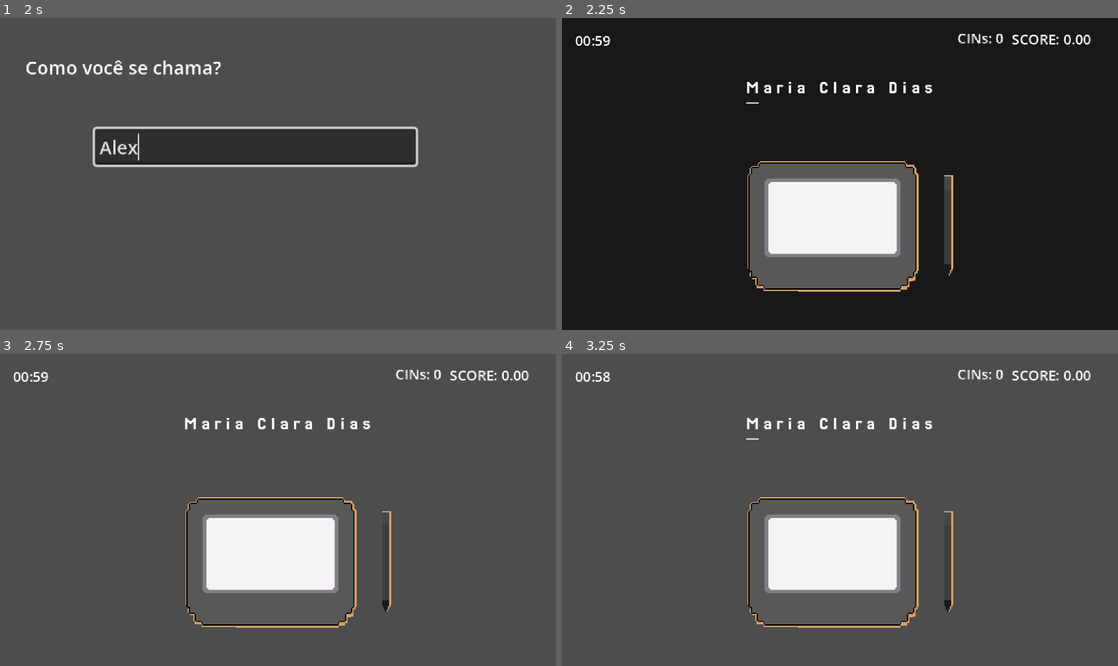
Above: before the commit, frames 1-4 (two rows, left to right).
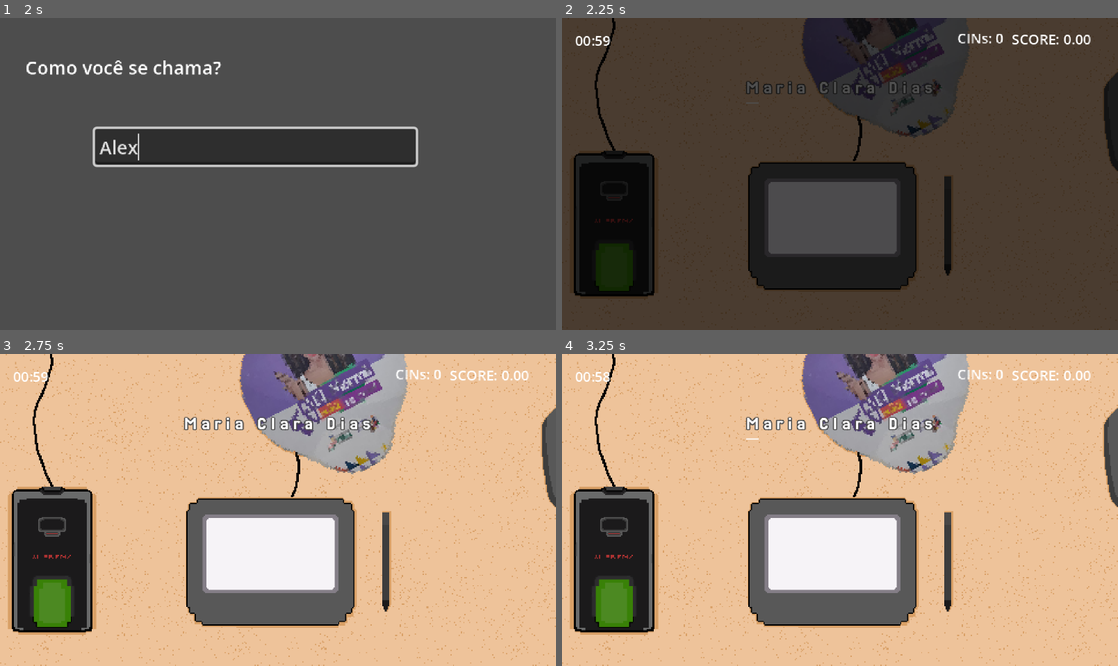
Above: after the commit, the same moments.

Repository: bianca-bezerra/CINExpress
Game: Godot game, scene res://scenes/levels/menu_scene.tscn
Same seed, same stepped clock (60 frames per second), same inputs: the game is played once before the commit and once after it.
Inputs (mouse positions are in pixels of both pictures, inside the frame that each line leads up to):
- Up to frame 1 (2 s): click "JOGAR" at 0.5 s; click (255, 145) at 1.27 s; type "Alex" at 1.35 s
- Up to frame 2 (2.25 s): tap Enter at 2 s; tap Space (space) at 2.1 s
- Up to frame 3 (2.75 s): no input
- Up to frame 4 (3.25 s): tap Space (space) at 2.85 s

Frame 1 is identical in both runs. In frame 2, 87% of the frame differs, in the area x 0-100%, y 0-100%; in frame 3, 85%; in frame 4, 85%.

Commit message:
feat: Adiciona nova textura 'pov_assinatural' e atualiza referências nas cenas

Diff:
--- a/scenes/components/type_feeadback_write.tscn
+++ b/scenes/components/type_feeadback_write.tscn
@@ -1,7 +1,11 @@
-[gd_scene load_steps=3 format=3 uid="uid://n3avy5hgldwk"]
+[gd_scene load_steps=4 format=3 uid="uid://n3avy5hgldwk"]
 
 [ext_resource type="Script" uid="uid://criwse73lf142" path="res://scripts/type_feeadback_write.gd" id="1_fycwi"]
 [ext_resource type="FontFile" uid="uid://28uh6cr1uypa" path="res://assets/fonts/Jersey25-Regular.ttf" id="2_1q88x"]
+
+[sub_resource type="LabelSettings" id="LabelSettings_31dw6"]
+outline_size = 4
+outline_color = Color(0.28118682, 0.28118688, 0.28118682, 1)
 
 [node name="TypeFeeadbackWrite" type="VBoxContainer"]
 offset_right = 13.0
@@ -15,6 +19,7 @@
 theme_override_fonts/font = ExtResource("2_1q88x")
 theme_override_font_sizes/font_size = 16
 text = "F"
+label_settings = SubResource("LabelSettings_31dw6")
 
 [node name="ColorRect" type="ColorRect" parent="."]
 clip_contents = true
--- a/scenes/levels/type_quickly.tscn
+++ b/scenes/levels/type_quickly.tscn
@@ -1,9 +1,10 @@
-[gd_scene load_steps=6 format=3 uid="uid://dbgncko8kqajj"]
+[gd_scene load_steps=7 format=3 uid="uid://dbgncko8kqajj"]
 
 [ext_resource type="Script" uid="uid://cavxmkxm3gft0" path="res://scripts/quickly_type_level.gd" id="1_jac8s"]
 [ext_resource type="FontFile" uid="uid://e05kcorrkffc" path="res://assets/poorhandwriting.ttf" id="2_pwse7"]
 [ext_resource type="PackedScene" uid="uid://yrnpjaxxbe5o" path="res://scenes/components/game_type.tscn" id="3_ufyvn"]
 [ext_resource type="Texture2D" uid="uid://m18tg8qgdih2" path="res://assets/sprites/assinatura_digital.png" id="4_dppqh"]
+[ext_resource type="Texture2D" uid="uid://6uq1x8fryyfd" path="res://assets/sprites/pov_assinatural.png" id="5_oit8f"]
 
 [sub_resource type="LabelSettings" id="LabelSettings_dppqh"]
 font = ExtResource("2_pwse7")
@@ -17,6 +18,17 @@
 script = ExtResource("1_jac8s")
 
 [node name="CanvasLayer" type="CanvasLayer" parent="."]
+layer = -2
+
+[node name="bg" type="TextureRect" parent="CanvasLayer"]
+z_index = -10
+z_as_relative = false
+anchors_preset = 15
+anchor_right = 1.0
+anchor_bottom = 1.0
+grow_horizontal = 2
+grow_vertical = 2
+texture = ExtResource("5_oit8f")
 
 [node name="VBoxContainer" type="VBoxContainer" parent="CanvasLayer"]
 anchors_preset = 14
Binary file added: assets/sprites/pov_assinatural.png
Not shown, added: assets/sprites/pov_assinatural.png.import
